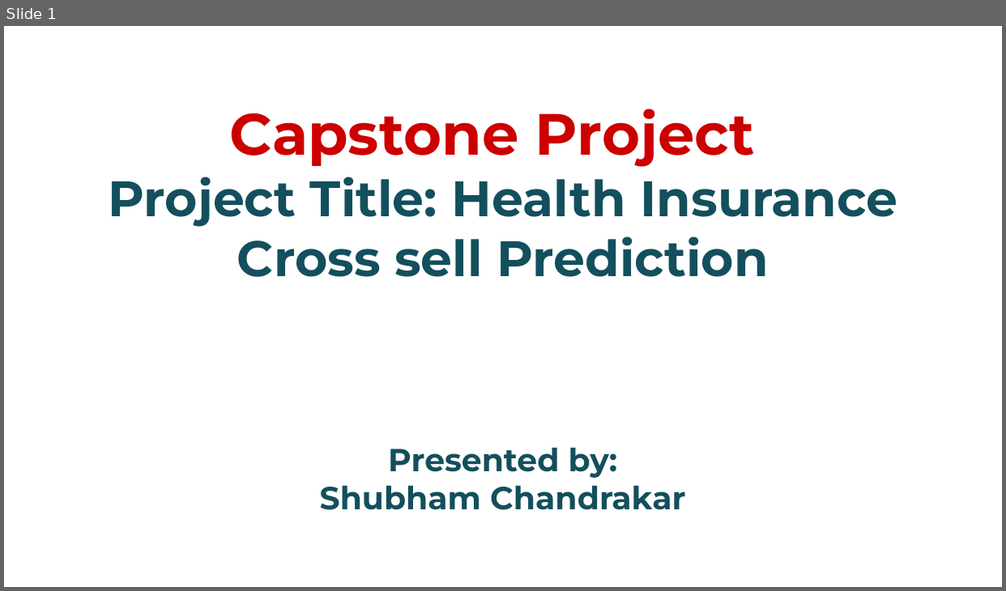
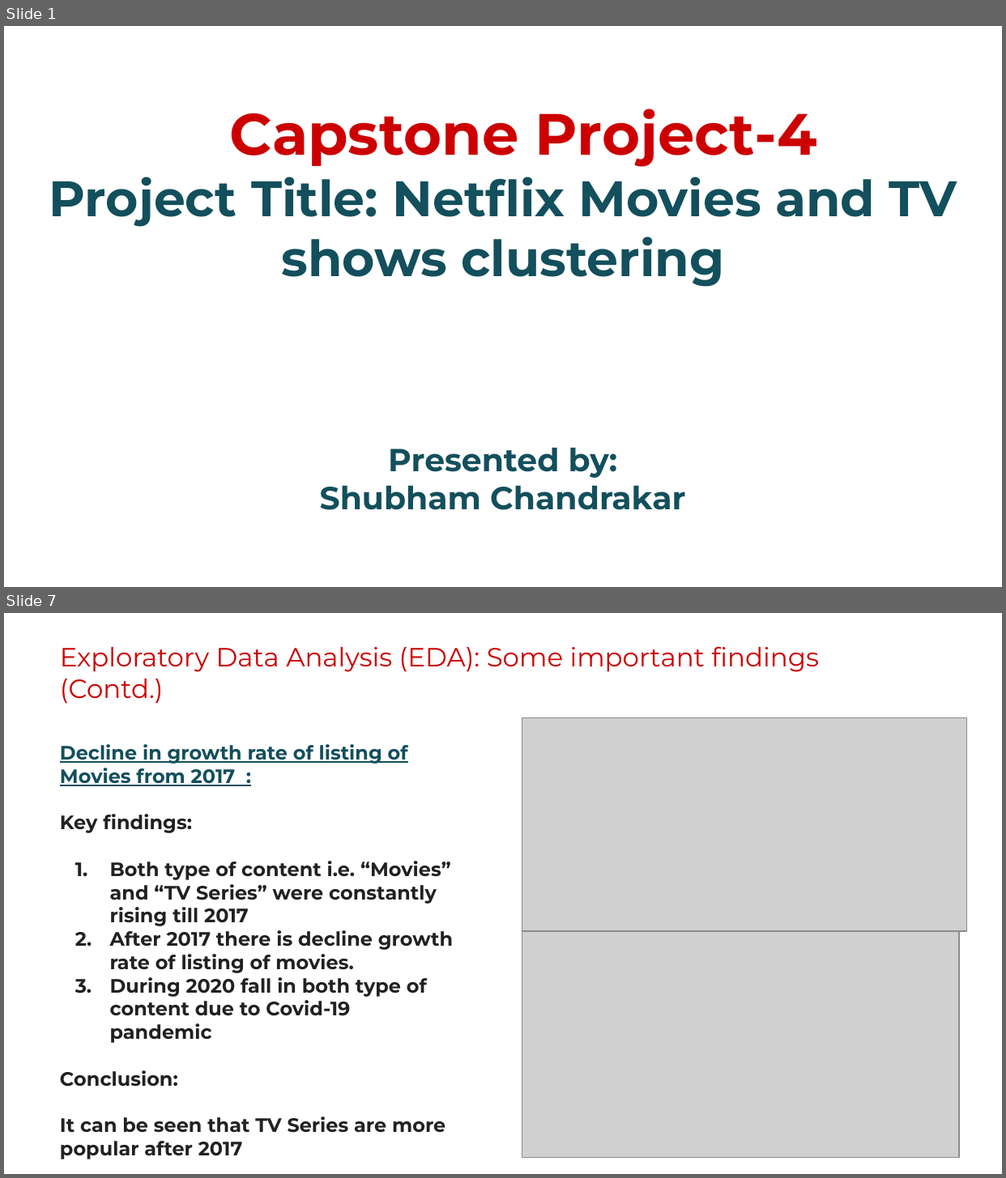
Before and after one commit to chandrakar-shubham/health-insurance-cross-sell-prediction, a slide deck: Project_presentation.pptx. Shown one above the other, each under a label of ours: slide 1 before the commit, slides 1 and 7 after it; the slides between them are not shown. The pictures are 1006x591 and 1006x1178 pixels, drawn with LibreOffice and Linux fonts; fonts in the diff are those of the drawing; grey boxes stand for pictures; background and template pictures are left out. Boxes give left, top, right and bottom in pixels: in the first picture for what was removed or moved away, otherwise in the second. Text is boxed around its words. In the diff, an @@ line names an element or a change of style, - is before the commit and + after.

```diff
--- a/Project_presentation.pptx
+++ b/Project_presentation.pptx
@@ slide 7 added at (4, 613, 1002, 1174), background #FFFFFF @@
@@ text added at (60, 646, 819, 704), 19 pt, text #CC0000 @@
+Exploratory Data Analysis (EDA): Some important findings (Contd.)
@@ picture added at (522, 717, 967, 931) @@
@@ text added at (60, 744, 453, 1160), 14 pt, text #212121, bold @@
+Decline in growth rate of listing of Movies from 2017 :
+Key findings:
+1. Both type of content i.e. “Movies” and “TV Series” were constantly rising till 2017
+2. After 2017 there is decline growth rate of listing of movies.
+3. During 2020 fall in both type of content due to Covid-19 pandemic
+Conclusion:
+It can be seen that TV Series are more popular after 2017
@@ picture added at (522, 931, 959, 1158) @@
@@ slide 1 changed as well @@
@@ title at (49, 109, 957, 287): text changed @@
-Capstone Project
-Project Title: Health Insurance Cross sell Prediction
+Capstone Project-4
+Project Title: Netflix Movies and TV shows clustering
```
Also in this commit, not shown: 15 other slides added, 22 slides removed.
